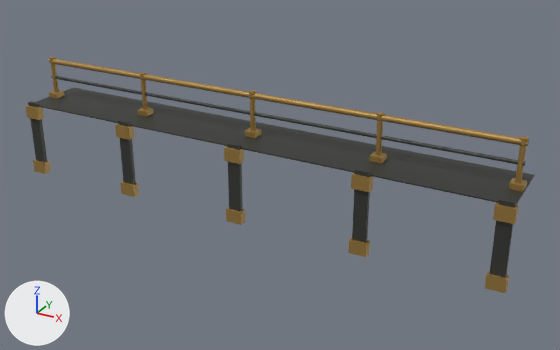
The glTF model godot/assets/kit/town/parapet_rail_8.glb, before and after one commit.
One viewpoint serves both versions: a 50 mm camera at (5.59, -9.32, 4.11) aimed at (0.43, 0.04, -0.57). The axes (+X, +Y, +Z) are drawn at lower left. The lights are the same throughout. The picture after the commit comes second. Vertices at exactly the same position are counted once.

The older version as bpy lines, for what is in view:
```python
me_parapet_rail_8 = bpy.data.meshes.new('parapet_rail_8')
me_parapet_rail_8.from_pydata(...)  # 356 vertices, 560 faces; spans x -4.03..4.03, y -0.6..0.52, z -1.2..0.68
me_parapet_rail_8.materials.append(mat_metal)
# before: 348 (-4.0, 0.52, -0.02) at pixel (73, 88), 349 (4.0, 0.52, -0.02) at pixel (534, 176), 350 (-4.0, 0.52, 0.0) at pixel (73, 87), 351 (4.0, 0.52, 0.0) at pixel (534, 174), 352 (-4.0, -0.52, -0.02)
# before: 353 (4.0, -0.52, -0.02) at pixel (515, 206), 354 (-4.0, -0.52, 0.0), 355 (4.0, -0.52, 0.0) at pixel (515, 204)
ob_parapet_rail_8 = bpy.data.objects.new('parapet_rail_8', me_parapet_rail_8)
ob_parapet_rail_8.location = (0.0, 0.0, 0.0)
```
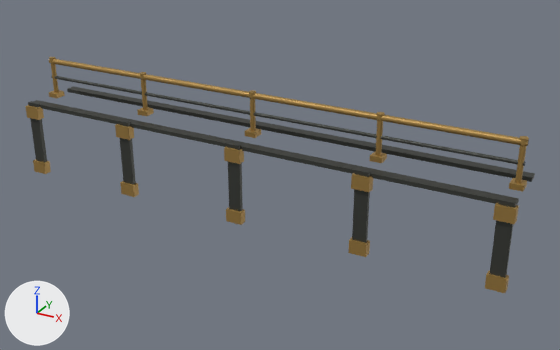
What the commit changed:
me_parapet_rail_8 is used by ob_parapet_rail_8; location (0.0, 0.0, 0.0).
Verts and faces of me_parapet_rail_8; kept vertices keep their numbers, new ones are numbered from 356.
me_parapet_rail_8 had 356 vertices, 560 faces and spanned x -4.03..4.03, y -0.6..0.52, z -1.2..0.68.
me_parapet_rail_8 now has 364 vertices, 572 faces and spans x -4.03..4.03, y -0.6..0.52, z -1.2..0.68.
me_parapet_rail_8 part 1: a new loose piece, a box spanning x -4.0..4.0, y -0.52..-0.36, z -0.04..0.02, in mat_metal.
Part 2, on me_parapet_rail_8:
Vertex 348 moves to (-4.0, 0.52, -0.04).
Vertex 349 moves to (4.0, 0.52, -0.04), pixel (534, 177).
Vertex 350 moves to (-4.0, 0.52, 0.02), pixel (73, 86).
Vertex 351 moves to (4.0, 0.52, 0.02), pixel (534, 173).
Vertex 352 moves to (-4.0, 0.36, -0.04), pixel (67, 92).
Vertex 353 moves to (4.0, 0.36, -0.04), pixel (531, 181).
Vertex 354 moves to (-4.0, 0.36, 0.02), pixel (67, 88).
Vertex 355 moves to (4.0, 0.36, 0.02), pixel (532, 177).

Location of each change, [x1, y1, x2, y2] in pixels of the pictures (560 x 350 px; the box of a moved part takes in the faces that stretch with it):
'parapet_rail_8', reshaped
    before: [26, 57, 534, 293]
    after: [26, 57, 535, 293]
part 1 of me_parapet_rail_8, added
    after: [33, 100, 519, 205]
part 2 of me_parapet_rail_8, moved or reshaped
    before: [39, 106, 498, 203]
    after: [67, 89, 532, 182]
